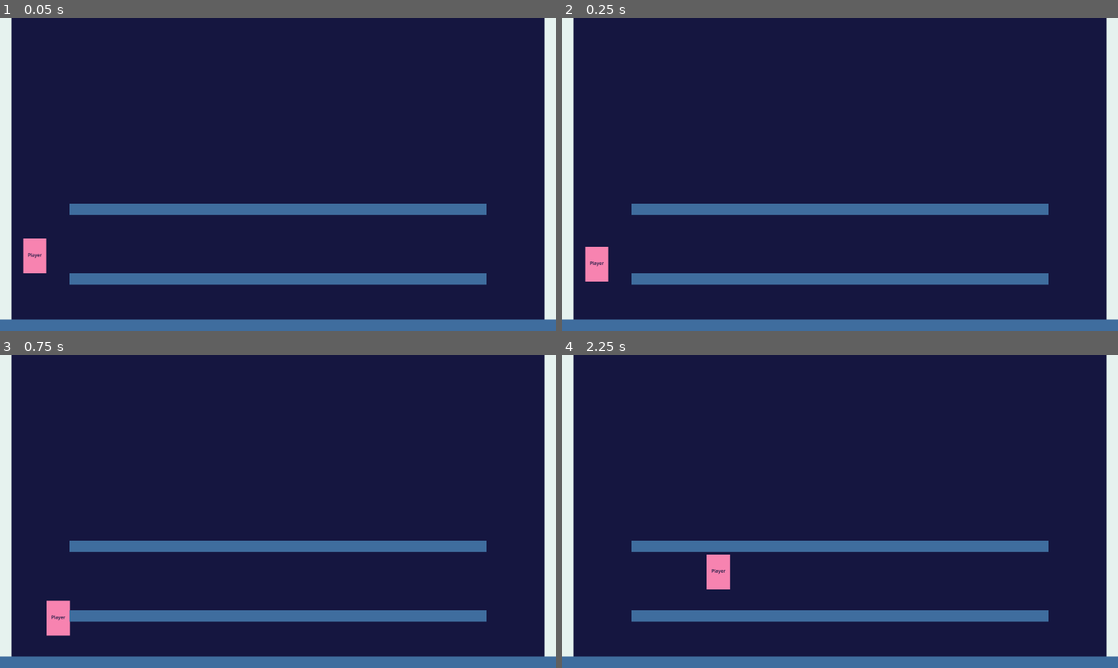
Above: before the commit, frames 1-4 (two rows, left to right).
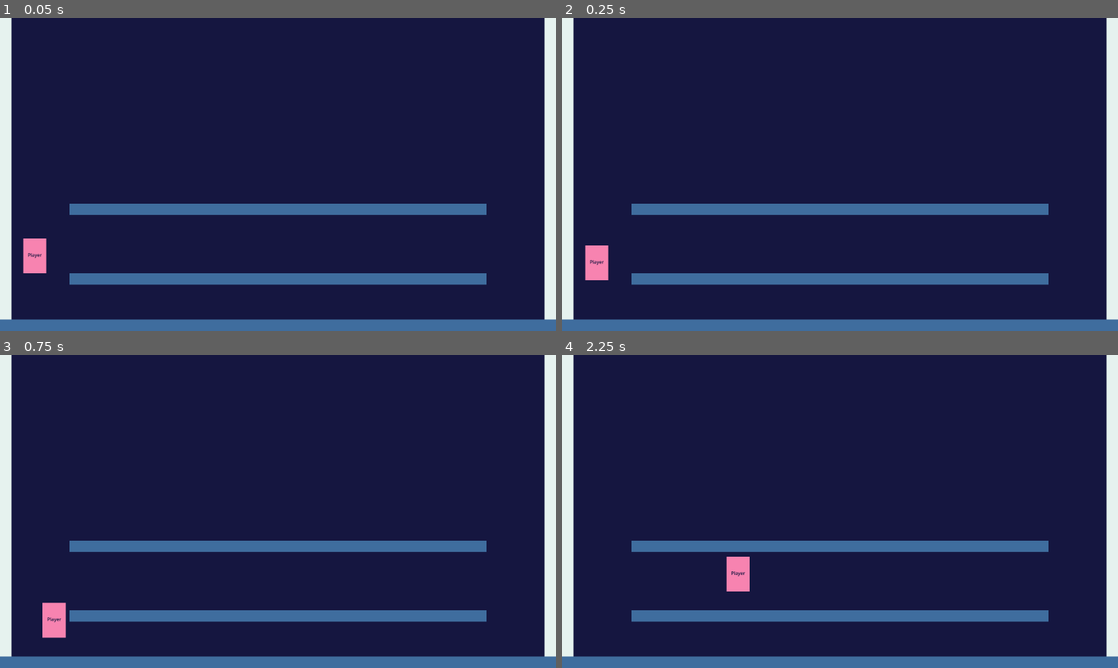
Above: after the commit, the same moments.

Repository: UnChiller/Github-Game-Off-2024
Game: Godot game, scene res://Scenes/world.tscn
Same seed, same stepped clock (60 frames per second), same inputs: the game is played once before the commit and once after it.
Inputs:
- Up to frame 1 (0.05 s): no input
- Up to frame 2 (0.25 s): no input
- Up to frame 3 (0.75 s): hold Right (move_right) from 0.53 s (still down); tap C (jump) at 0.6 s
- Up to frame 4 (2.25 s): tap C (jump) at 0.77, 1.07, 1.35, 1.52, 1.82, 2.1 s; release Right (move_right) at 2.03 s; hold Left (move_left) from 2.03 s (still down)

Frame 1 is identical in both runs. In frame 2, less than 0.1% of the frame differs, in the area x 4-9%, y 72-85%; in frame 3, 0.3%; in frame 4, 0.8%, in the area x 26-34%, y 63-76%.

Commit message:
more platformer work

Diff:
--- a/Scripts/player.gd
+++ b/Scripts/player.gd
@@ -1,5 +1,7 @@
 extends CharacterBody2D
 
+
+#TODO: fix animations with new platformer movement
 
 const SPEED = 400.0
 const JUMP_VELOCITY = -600.0
@@ -17,12 +19,8 @@
 # =======================
 
 func _physics_process(delta):
+	move_check()
 	jump_check(delta)
-	move_check()
-
-	#var last_collision = get_last_slide_collision()
-	#if last_collision != null:
-	#	print(last_collision.get_normal())
 
 	anim_state_check()
 
@@ -51,7 +49,17 @@
 	else:
 		coyote_time = 6
 	# Handle jump.
+	if is_on_wall_only() and jump_grace > 0:
+		var last_collision = get_last_slide_collision()
+		if last_collision != null:
+			jump_grace = 0
+			coyote_time = 0
+			print(last_collision.get_normal()*1500)
+			velocity += last_collision.get_normal() * 1500
+			velocity.y = JUMP_VELOCITY
+			print(velocity)
 	if coyote_time > 0 and jump_grace > 0:
+		jump_grace = 0
 		coyote_time = 0
 		velocity.y = JUMP_VELOCITY
 		anim_state = "jump"
@@ -60,10 +68,12 @@
 
 func move_check():
 	# Get the input direction and handle the movement/deceleration.
-	# As good practice, you should replace UI actions with custom gameplay actions.
+	#NOTE: if the player is accelerated faster than the max movement speed,
+	#NOTE: the player pressing a direction will cause them to suddenly decelerate
 	var direction = Input.get_axis("move_left", "move_right")
 	if direction:
-		velocity.x = direction * SPEED
+		velocity.x += .2 * direction * SPEED
+		velocity.x = sign(velocity.x)*min(abs(velocity.x), SPEED)
 		if (anim_state != "jump"): anim_state = "walk"
 	else:
 		velocity.x = move_toward(velocity.x, 0, SPEED)
